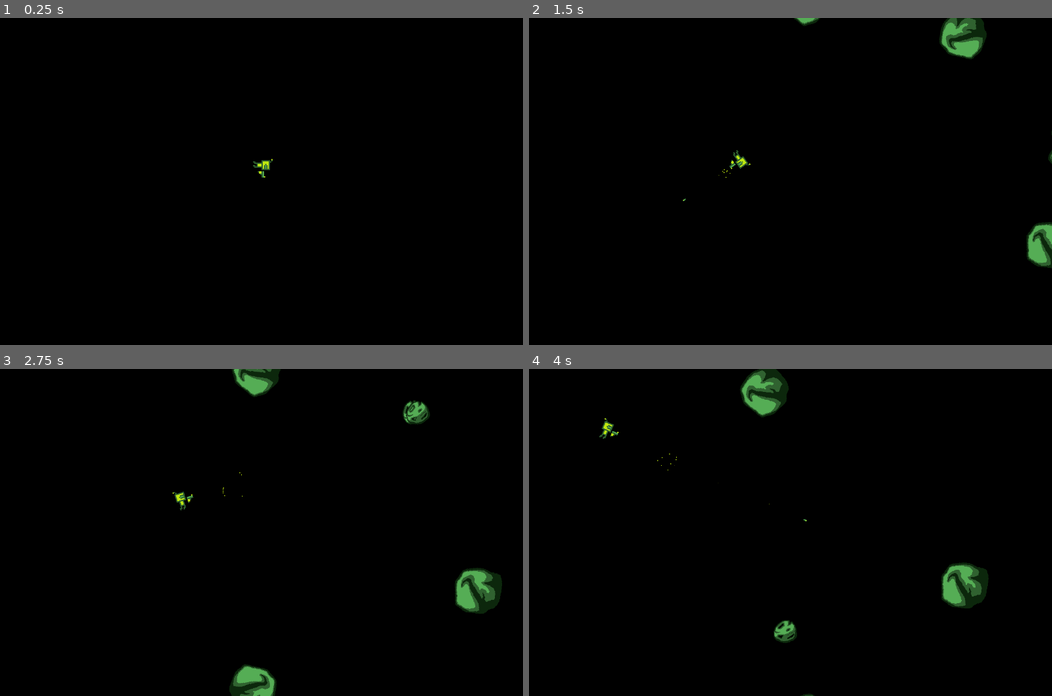
Above: before the commit, frames 1-4 (two rows, left to right).
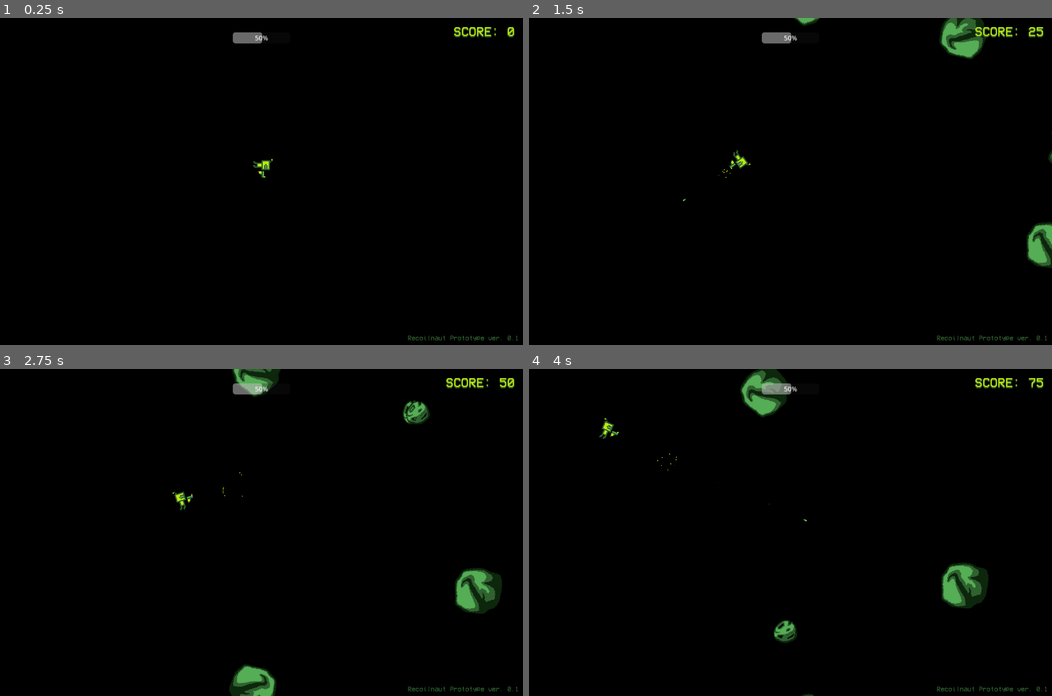
Above: after the commit, the same moments.

Repository: Jay-Dante/Recoilnaut-Prototype
Game: Godot game, scene res://Scenes/Test_Scene.tscn
The game is run twice, just before and just after one commit, with the same random seed, the same clock (stepped at 60 frames per second) and the same inputs.
Inputs (mouse positions are in pixels of both pictures, inside the frame that each line leads up to):
- Up to frame 1 (0.25 s): no input
- Up to frame 2 (1.5 s): tap Enter at 0.5 s; move the mouse to (905, 165) at 0.52 s; click (905, 165) at 0.6 s; move the mouse to (685, 197) at 1.27 s; click (685, 197) at 1.35 s
- Up to frame 3 (2.75 s): move the mouse to (313, 460) at 2.02 s; click (313, 460) at 2.1 s
- Up to frame 4 (4 s): move the mouse to (764, 597) at 2.77 s; click (764, 597) at 2.85 s; move the mouse to (947, 581) at 3.52 s; click (947, 581) at 3.6 s

The runs differ from the first frame. In frame 1, 0.5% of the frame differs, in the area x 44-99%, y 2-99%; in frame 2, 0.6%; in frame 3, 0.6%; in frame 4, 0.6%.

Commit message:
Game Over Screen
YOU LOSE

Diff:
--- a/Scenes/Test_Scene.tscn
+++ b/Scenes/Test_Scene.tscn
@@ -1,23 +1,25 @@
-[gd_scene load_steps=5 format=3 uid="uid://bvfjdbhov71c0"]
+[gd_scene load_steps=7 format=3 uid="uid://bvfjdbhov71c0"]
 
 [ext_resource type="PackedScene" uid="uid://ce5hcqoq1v8d" path="res://Scenes/recoilnaut.tscn" id="1_6v4gp"]
 [ext_resource type="Script" path="res://Scripts/game.gd" id="1_jdrf8"]
+[ext_resource type="PackedScene" uid="uid://dky3hkhshbj4v" path="res://Scenes/hud.tscn" id="2_cd1rt"]
 [ext_resource type="PackedScene" uid="uid://cudgdf6e38n7y" path="res://Scenes/asteroid.tscn" id="3_a5edd"]
-
-[sub_resource type="RectangleShape2D" id="RectangleShape2D_lbrvk"]
-size = Vector2(1992, 1359)
+[ext_resource type="PackedScene" uid="uid://bbeu6ls63kc50" path="res://Scenes/game_over_screen.tscn" id="4_22l8h"]
+[ext_resource type="PackedScene" uid="uid://dktd4wxi75vim" path="res://Scenes/health.tscn" id="4_xsfd6"]
 
 [node name="Node2D" type="Node2D"]
 script = ExtResource("1_jdrf8")
 
+[node name="UI" type="CanvasLayer" parent="."]
+
+[node name="HUD" parent="UI" instance=ExtResource("2_cd1rt")]
+
+[node name="ProgressBar" parent="UI" instance=ExtResource("4_xsfd6")]
+
+[node name="GameOverScreen" parent="UI" instance=ExtResource("4_22l8h")]
+
 [node name="Recoilnaut" parent="." instance=ExtResource("1_6v4gp")]
 position = Vector2(640, 360)
-
-[node name="SpawnZone" type="Area2D" parent="Recoilnaut"]
-
-[node name="CollisionShape2D" type="CollisionShape2D" parent="Recoilnaut/SpawnZone"]
-position = Vector2(10, 44.5)
-shape = SubResource("RectangleShape2D_lbrvk")
 
 [node name="Bullets" type="Node" parent="."]
 
@@ -59,3 +61,6 @@
 position = Vector2(743, -103)
 
 [node name="Wreckage" type="Node" parent="Debris"]
+
+[node name="PlayerSpawn" type="Node2D" parent="."]
+position = Vector2(640, 400)
--- a/Scenes/asteroid.tscn
+++ b/Scenes/asteroid.tscn
@@ -16,3 +16,5 @@
 
 [node name="CollisionShape2D" type="CollisionShape2D" parent="."]
 shape = ExtResource("2_xiia0")
+
+[connection signal="body_entered" from="." to="." method="_on_body_entered"]
--- /dev/null
+++ b/Scenes/game_over_screen.tscn
@@ -0,0 +1,70 @@
+[gd_scene load_steps=4 format=3 uid="uid://bbeu6ls63kc50"]
+
+[ext_resource type="FontFile" uid="uid://dynf0qxshk31i" path="res://Assets/Type/VCR_OSD_MONO_1.001.ttf" id="1_85cqs"]
+
+[sub_resource type="LabelSettings" id="LabelSettings_eoxtx"]
+font = ExtResource("1_85cqs")
+font_size = 64
+font_color = Color(0.752941, 0.913725, 0.0627451, 1)
+shadow_color = Color(0.188235, 0.384314, 0.188235, 1)
+shadow_offset = Vector2(0, 5)
+
+[sub_resource type="LabelSettings" id="LabelSettings_g4et8"]
+font = ExtResource("1_85cqs")
+
+[node name="GameOverScreen" type="Control"]
+layout_mode = 3
+anchors_preset = 15
+anchor_right = 1.0
+anchor_bottom = 1.0
+grow_horizontal = 2
+grow_vertical = 2
+
+[node name="GameOver" type="Label" parent="."]
+layout_mode = 1
+anchors_preset = 8
+anchor_left = 0.5
+anchor_top = 0.5
+anchor_right = 0.5
+anchor_bottom = 0.5
+offset_left = -190.0
+offset_top = -134.0
+offset_right = 190.0
+offset_bottom = -74.0
+grow_horizontal = 2
+grow_vertical = 2
+text = "RECOILNAUT"
+label_settings = SubResource("LabelSettings_eoxtx")
+horizontal_alignment = 1
+vertical_alignment = 1
+
+[node name="You Died" type="Label" parent="GameOver"]
+layout_mode = 0
+offset_left = 129.0
+offset_top = 85.0
+offset_right = 242.0
+offset_bottom = 108.0
+text = "- YOU DIED -"
+label_settings = SubResource("LabelSettings_g4et8")
+horizontal_alignment = 1
+vertical_alignment = 1
+
+[node name="Restart" type="Button" parent="."]
+layout_mode = 0
+offset_left = 532.0
+offset_top = 401.0
+offset_right = 748.0
+offset_bottom = 441.0
+theme_override_fonts/font = ExtResource("1_85cqs")
+theme_override_font_sizes/font_size = 18
+text = "TRY AGAIN"
+
+[node name="Quit" type="Button" parent="."]
+layout_mode = 0
+offset_left = 532.0
+offset_top = 465.0
+offset_right = 748.0
+offset_bottom = 505.0
+theme_override_fonts/font = ExtResource("1_85cqs")
+theme_override_font_sizes/font_size = 18
+text = "QUIT TO MAIN MENU"
--- /dev/null
+++ b/Scenes/health.tscn
@@ -0,0 +1,13 @@
+[gd_scene format=3 uid="uid://dktd4wxi75vim"]
+
+[node name="ProgressBar" type="ProgressBar"]
+anchors_preset = 5
+anchor_left = 0.5
+anchor_right = 0.5
+offset_left = -70.0
+offset_top = 35.0
+offset_right = 70.0
+offset_bottom = 62.0
+grow_horizontal = 2
+value = 50.0
+rounded = true
--- /dev/null
+++ b/Scenes/hud.tscn
@@ -0,0 +1,41 @@
+[gd_scene load_steps=5 format=3 uid="uid://dky3hkhshbj4v"]
+
+[ext_resource type="Script" path="res://Scripts/hud.gd" id="1_0wlx4"]
+[ext_resource type="FontFile" uid="uid://dynf0qxshk31i" path="res://Assets/Type/VCR_OSD_MONO_1.001.ttf" id="2_uvrk8"]
+
+[sub_resource type="LabelSettings" id="LabelSettings_3twsh"]
+font = ExtResource("2_uvrk8")
+font_size = 32
+font_color = Color(0.752941, 0.913725, 0.0627451, 1)
+shadow_color = Color(0.188235, 0.384314, 0.188235, 1)
+shadow_offset = Vector2(0, 3)
+
+[sub_resource type="LabelSettings" id="LabelSettings_mavs6"]
+font = ExtResource("2_uvrk8")
+font_color = Color(0.188235, 0.384314, 0.188235, 1)
+
+[node name="HUD" type="Control"]
+layout_mode = 3
+anchors_preset = 0
+offset_right = 40.0
+offset_bottom = 40.0
+script = ExtResource("1_0wlx4")
+
+[node name="Score" type="Label" parent="."]
+layout_mode = 0
+offset_left = 1036.0
+offset_top = 17.0
+offset_right = 1260.0
+offset_bottom = 63.0
+text = "SCORE: 0"
+label_settings = SubResource("LabelSettings_3twsh")
+horizontal_alignment = 2
+
+[node name="Version" type="Label" parent="."]
+layout_mode = 0
+offset_left = 998.0
+offset_top = 775.0
+offset_right = 1270.0
+offset_bottom = 798.0
+text = "Recoilnaut Prototype ver. 0.1"
+label_settings = SubResource("LabelSettings_mavs6")
--- a/Scripts/Asteroid.gd
+++ b/Scripts/Asteroid.gd
@@ -1,6 +1,6 @@
 class_name Asteroid extends Area2D
 
-signal destroyed(pos,size);
+signal destroyed(pos, size, points);
 
 var move_vec := Vector2(0,-1);
 
@@ -11,6 +11,18 @@
 
 @onready var sprite = $Sprite2D;
 @onready var cshape = $CollisionShape2D;
+
+var points: int:
+	get:
+		match size:
+			BodySize.SMALL:
+				return 100;
+			BodySize.MEDIUM:
+				return 50;
+			BodySize.LARGE:
+				return 25;
+			_:
+				return 0;
 
 func _ready():
 	rotation = randf_range(0,2*PI);
@@ -39,6 +51,12 @@
 	global_position += move_vec.rotated(rotation) * speed * delta;
 
 func destroy():
-	emit_signal("destroyed", global_position, size);
+	emit_signal("destroyed", global_position, size, points);
 	print("Destroy Signal Emitted");
 	queue_free();
+
+# 死ね
+func _on_body_entered(body):
+	if body is Recoilnaut:
+		var recoilnaut = body;
+		recoilnaut.死ね();
--- a/Scripts/game.gd
+++ b/Scripts/game.gd
@@ -3,11 +3,26 @@
 @onready var bullets = $Bullets;
 @onready var player = $Recoilnaut;
 @onready var asteroids = $Debris/Asteroids;
+@onready var hud = $UI/HUD;
+@onready var game_over = $UI/GameOverScreen;
+@onready var player_spawn = $PlayerSpawn;
 
 var asteroid_scene = preload("res://Scenes/asteroid.tscn");
 
+var score := 0:
+	set(value):
+		score = value;
+		hud.score = score;
+
+var health = 5;
+############################ NOTIFICATION FUNCTIONS ######################
 func _ready():
+
+	game_over.visible = false;
+	score = 0;
+	health = 5;
 	player.connect("pb_shot", _on_player_pb_shot);
+	player.connect("died", _on_player_died);
 
 	for Asteroid in asteroids.get_children():
 		Asteroid.connect("destroyed", _on_asteroid_destroyed);
@@ -16,22 +31,38 @@
 	if Input.is_action_just_pressed("restart"):
 		get_tree().reload_current_scene();
 
+############################ PLAYER FUNCTIONS ############################
 func _on_player_pb_shot(bullet):
 	bullets.add_child(bullet);
 
+func _on_player_died():
+	health -= 1;
+	print("Player died");
+	if health <= 0:
+		game_over.visible = true;
+#	else:
+#		await get_tree().create_timer(1).timeout;
+#		player.respawn(player_spawn.global_position);
+
+
+############################ DEBRIS FUNCTIONS ############################
 # astroid is destroyed
-func _on_asteroid_destroyed(pos, size):
+# TODO: Randomize if an asteroid gets destroyed fully, separates, or drops item
+func _on_asteroid_destroyed(pos, size, points):
+	score += points;
 	for i in range(2):
 		match size:
 			Asteroid.BodySize.LARGE:
 				asteroid_drop(pos, Asteroid.BodySize.MEDIUM);
-				print("Large Asteroid Destroyed");
+				print("Large Asteroid Destroyed +", points);
 			Asteroid.BodySize.MEDIUM:
 				asteroid_drop(pos, Asteroid.BodySize.SMALL);
+				print("Medium Asteroid Destroyed +", points);
 			Asteroid.BodySize.SMALL:
-				pass
+				print("Small Asteroid Destroyed +", points);
 
 # determine what is spawned from destroying an asteroid: More asteroids or items
+# TODO: Implement Ammo & Health Drops
 func asteroid_drop(pos, size):
 	print("Asteroid_Drop Called")
 	var a = asteroid_scene.instantiate();
--- /dev/null
+++ b/Scripts/hud.gd
@@ -0,0 +1,5 @@
+extends Control
+
+@onready var score = $Score:
+	set(value):
+		score.text = "SCORE: " + str(value);
--- a/Scripts/recoilnaut.gd
+++ b/Scripts/recoilnaut.gd
@@ -1,23 +1,31 @@
-extends CharacterBody2D
+class_name Recoilnaut extends CharacterBody2D
 
 signal pb_shot(bullet);
+signal died;
 
 @export var ACCELERATION := 10;
 @export var MAX_SPEED := 350;
 @export var ROTATION_SPEED := 100;
+# TODO: Modify this so that it takes the recoil stats of the gun being used
 @export var RECOIL_FORCE := 250;
 
 @onready var weapon = $Weapon;
 
 var pistol_bullet = preload("res://Scenes/pistol_bullet.tscn");
 var recoil_direction = Vector2.ZERO;
+var knockback_direction = Vector2.ZERO;
+var inputEnabled = true;
+
+# it's alive!
+var alive := true;
 
 func _process(delta):
 
 	# rotate to cursor
-	var mouse_position := get_global_mouse_position();
-	var direction := mouse_position - global_position;
-	rotation = direction.angle() - deg_to_rad(-90);
+	if inputEnabled == true:
+		var mouse_position := get_global_mouse_position();
+		var direction := mouse_position - global_position;
+		rotation = direction.angle() - deg_to_rad(-90);
 
 func _physics_process(delta):
 
@@ -43,7 +51,7 @@
 	elif global_position.x > screen_size.x:
 		global_position.x = 0;
 
-	if Input.is_action_just_pressed("fire"):
+	if Input.is_action_just_pressed("fire") && inputEnabled == true:
 		fire_bullet();
 # fire them bullets
 func fire_bullet():
@@ -59,3 +67,27 @@
 func apply_recoil_force():
 	recoil_direction = (get_global_mouse_position() - global_position).normalized() * -1
 	velocity += recoil_direction * RECOIL_FORCE;
+
+#func apply_knockback_force(area):
+#	knockback_direction = (area - global_position).normalized() * -1
+#	velocity += knockback_direction * RECOIL_FORCE;
+
+# pronounced 死ね
+func 死ね():
+	if alive == true:
+		alive = false;
+		emit_signal("died");
+		disableInput();
+
+# revival
+func respawn(pos):
+	if alive == false:
+		alive = true;
+		global_position = pos;
+		velocity = Vector2.ZERO;
+
+func disableInput():
+	inputEnabled = false;
+
+func enableInput():
+	inputEnabled = true;
Binary file added: Assets/Art/4colors_palette.aseprite
Binary file added: Assets/Art/Healthbar.aseprite
Binary file added: Assets/Type/VCR_OSD_MONO_1.001.ttf
Not shown, added: Assets/Type/VCR_OSD_MONO_1.001.ttf.import
